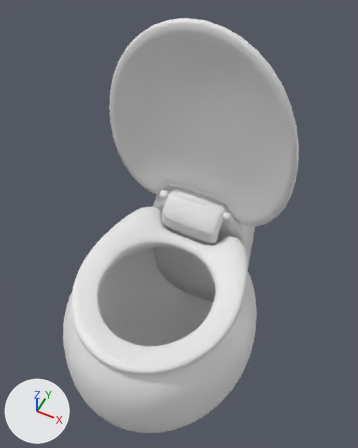
Before and after pictures for a commit that changed the FBX model SakuraProject/Assets/models/m_vater.fbx.
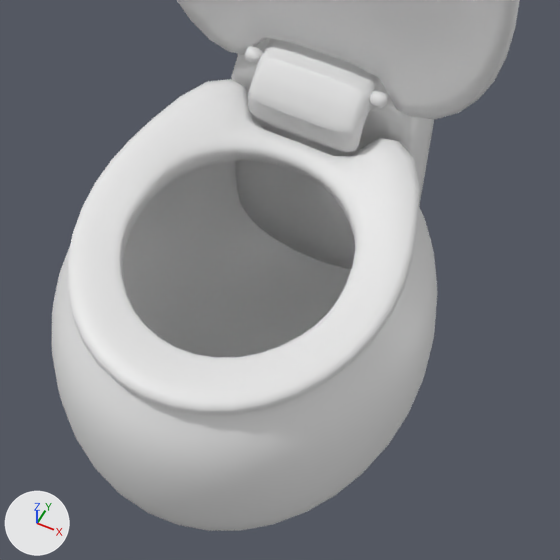
There are two pictures of each version: one whole from a 50 mm lens placed at (0.47, -0.819, 1.189), pointed at (0.017, 0.086, 0.057), one close up on the part from 10% to 89% of the width and 37% to 100% of the height. Every picture has the same lights, and +X, +Y and +Z are marked at lower left. The close-ups show mesh edges as thin lines.

The older version as bpy lines, for what is in view:
```python
me_cylinder_027 = bpy.data.meshes.new('Cylinder.027')
me_cylinder_027.from_pydata(...)  # 4700 vertices, 4688 faces; spans x -0.329..0.329, y -0.389..0.396, z -0.621..0.617
ob_m_vater = bpy.data.objects.new('m_vater', me_cylinder_027)
ob_m_vater.location = (0.0, 0.0, 0.0)
```
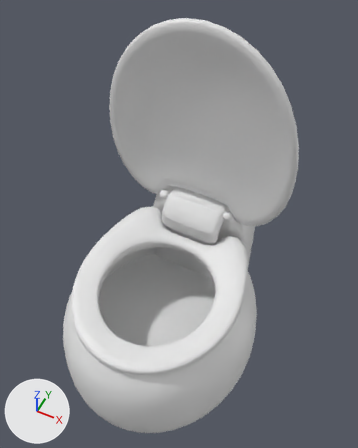
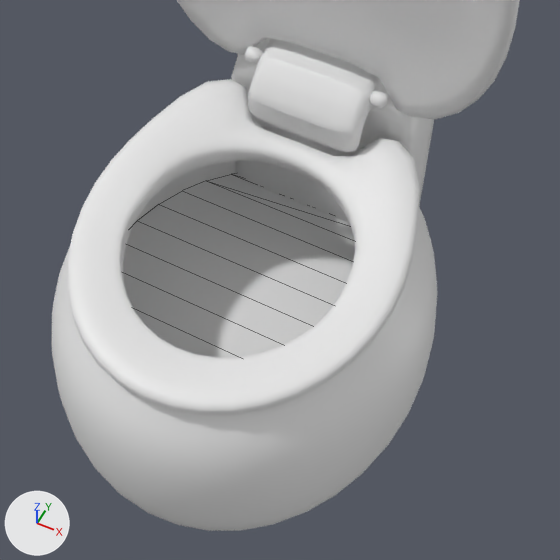
Where the change shows, as pixel boxes (x1, y1, x2, y2) in the close-ups (560 x 560 px):
'm_vater.001', added
    after: (123, 174, 355, 357)

Diff of the bpy script that builds the scene:
```diff
--- a/SakuraProject/Assets/models/m_vater.fbx.py
+++ b/SakuraProject/Assets/models/m_vater.fbx.py
@@ me_cylinder_001 @@
+me_cylinder_001.from_pydata(...)  # 38 vertices, 27 faces; spans x -0.299..0.299, y -0.355..0.325, z -0.395..-0.392
@@ ob_m_vater_001 @@
+ob_m_vater_001 = bpy.data.objects.new('m_vater.001', me_cylinder_001)
+ob_m_vater_001.location = (0.0, 0.0, 0.0)
```
